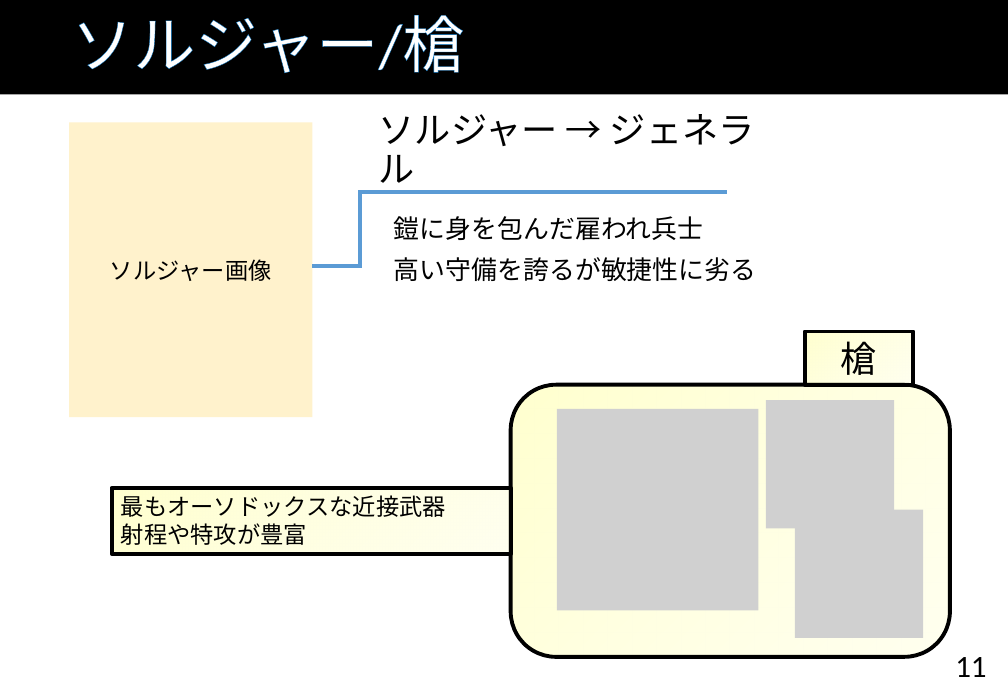
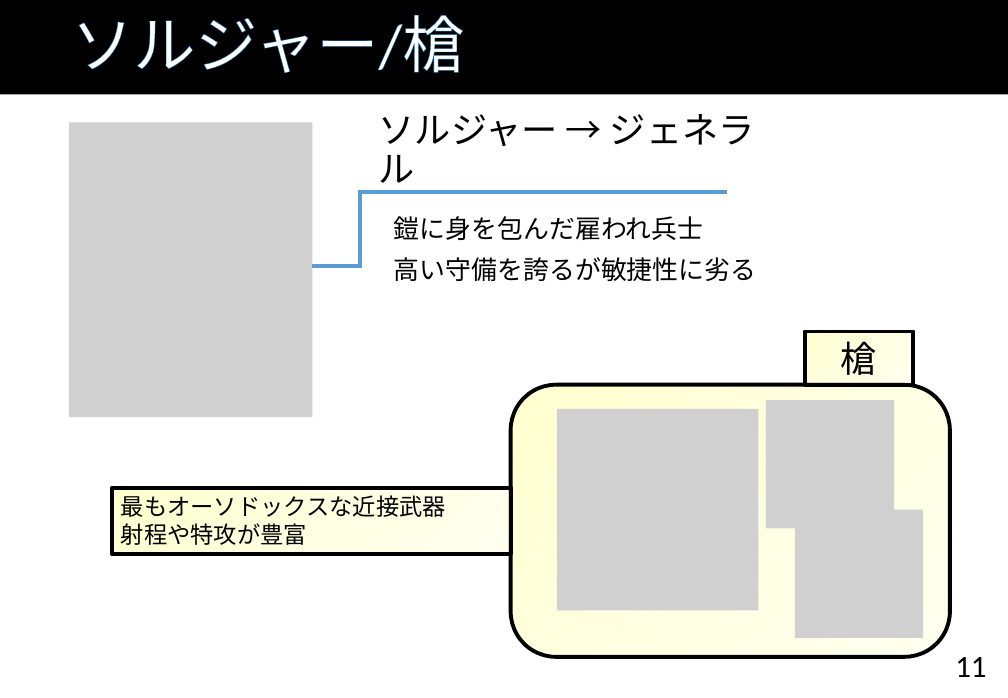
Before and after one commit to TaigaMizunuma/FreewheelExciter, a slide deck: slide 11 of Godlibrary/powerpoint/FE_proposal_ver0.5.pptx. Drawn at 1008x698 pixels with LibreOffice and Linux fonts; fonts in the diff are those of the drawing; grey boxes stand for pictures; background and template pictures are left out. Boxes give left, top, right and bottom in pixels: in the first picture for what was removed or moved away, otherwise in the second. Text is boxed around its words. In the diff, an @@ line names an element or a change of style, - is before the commit and + after.

```diff
--- a/Godlibrary/powerpoint/FE_proposal_ver0.5.pptx
+++ b/Godlibrary/powerpoint/FE_proposal_ver0.5.pptx
@@ rectangle removed at [69,122,312,417] @@
-ソルジャー画像
@@ picture added at [69,122,312,417] @@
```
Also in this commit, not shown: 14 other slides changed, 1 slide added, 5 other files.
